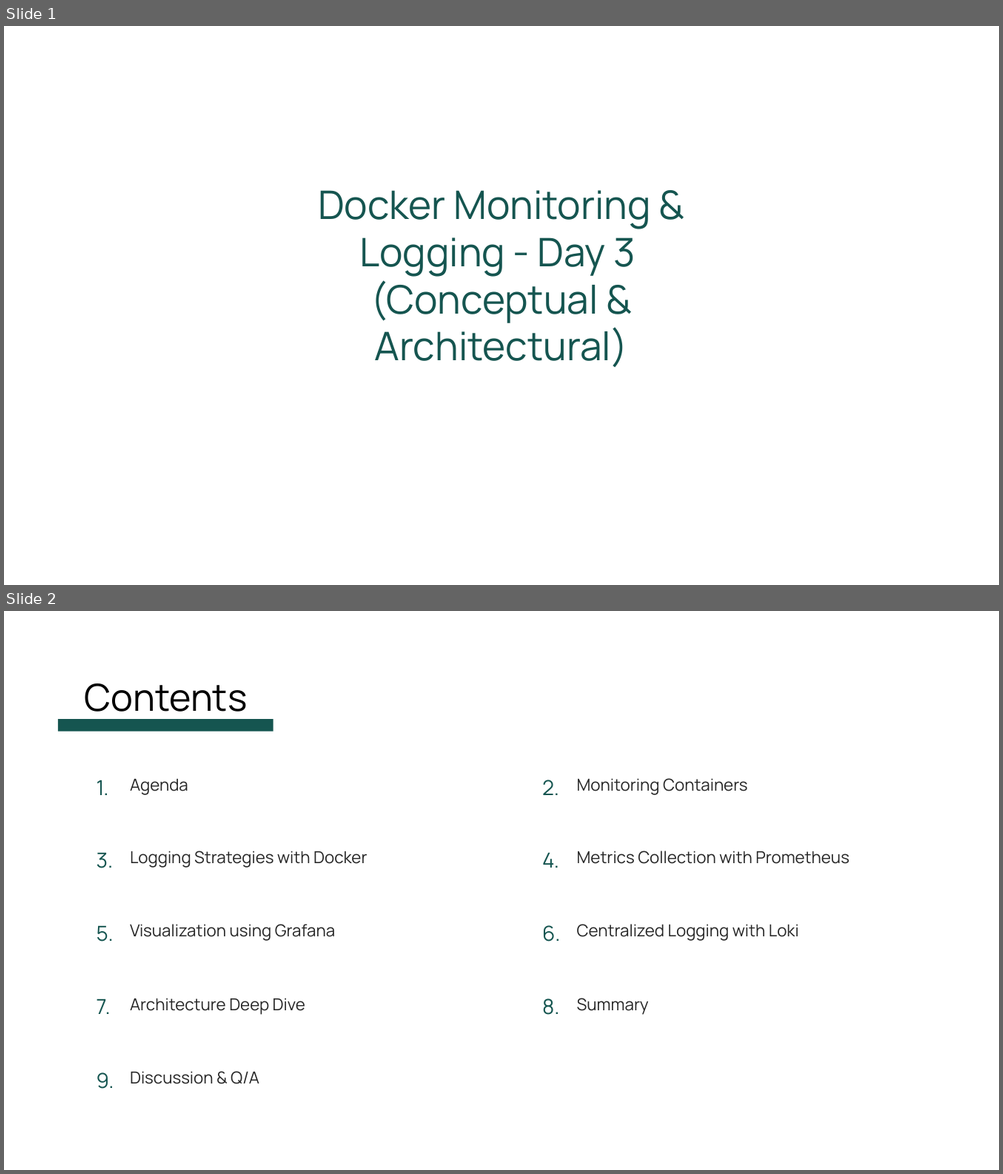
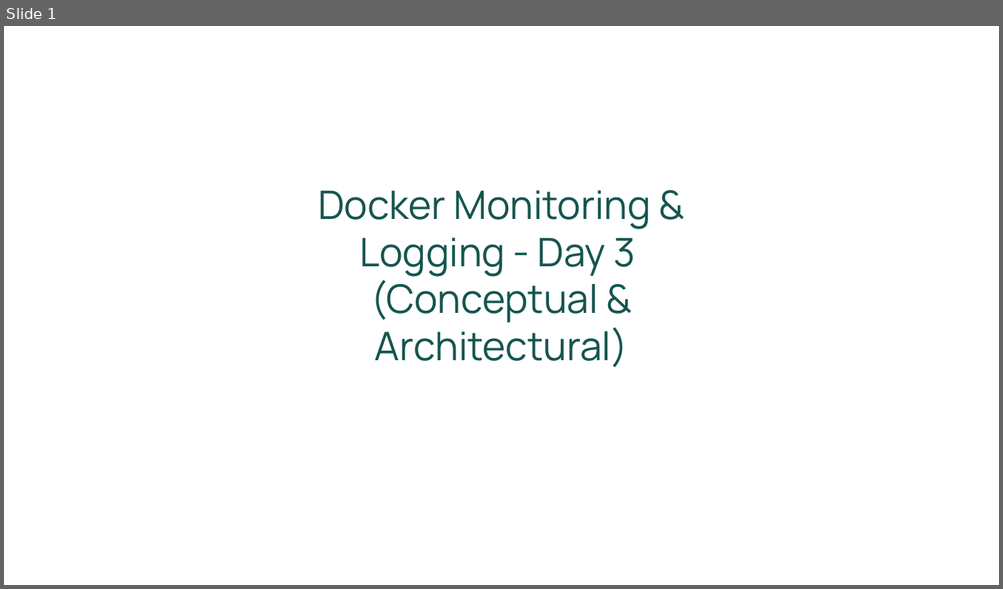
Before and after one commit to karthikasturi/Docker-Advanced, a slide deck: Day03/Docker Monitoring & Logging - Day 3.pptx. Shown one above the other, each under a label of ours: slides 1 and 2 before the commit, slide 1 after it. The pictures are 1003x1174 and 1003x589 pixels, drawn with LibreOffice and Linux fonts; fonts in the diff are those of the drawing; background and template pictures are left out. Boxes give left, top, right and bottom in pixels: in the first picture for what was removed or moved away, otherwise in the second. Text is boxed around its words. In the diff, an @@ line names an element or a change of style, - is before the commit and + after.

```diff
--- a/Day03/Docker Monitoring & Logging - Day 3.pptx
+++ b/Day03/Docker Monitoring & Logging - Day 3.pptx
@@ slide 2 removed at (4,611,999,1170), background #FFFFFF @@
@@ text removed at (84,684,247,721) @@
-Contents
@@ rectangle removed at (58,719,273,731) @@
@@ text removed at (96,780,109,795) @@
-1.
@@ text removed at (130,779,188,795) @@
-Agenda
@@ text removed at (542,780,559,795) @@
-2.
@@ text removed at (577,778,748,795) @@
-Monitoring Containers
@@ text removed at (96,853,114,869) @@
-3.
@@ text removed at (130,851,367,868) @@
-Logging Strategies with Docker
@@ text removed at (542,853,559,868) @@
-4.
@@ text removed at (577,851,849,864) @@
-Metrics Collection with Prometheus
@@ text removed at (96,926,114,942) @@
-5.
@@ text removed at (130,924,335,941) @@
-Visualization using Grafana
@@ text removed at (542,925,560,942) @@
-6.
@@ text removed at (577,924,799,941) @@
-Centralized Logging with Loki
@@ text removed at (96,999,111,1014) @@
-7.
@@ text removed at (130,998,305,1015) @@
-Architecture Deep Dive
@@ text removed at (542,999,559,1015) @@
-8.
@@ text removed at (577,998,649,1015) @@
-Summary
@@ text removed at (96,1073,114,1089) @@
-9.
@@ text removed at (130,1071,259,1085) @@
-Discussion & Q/A
```
Also in this commit, not shown: 13 slides changed, 1 other file.
